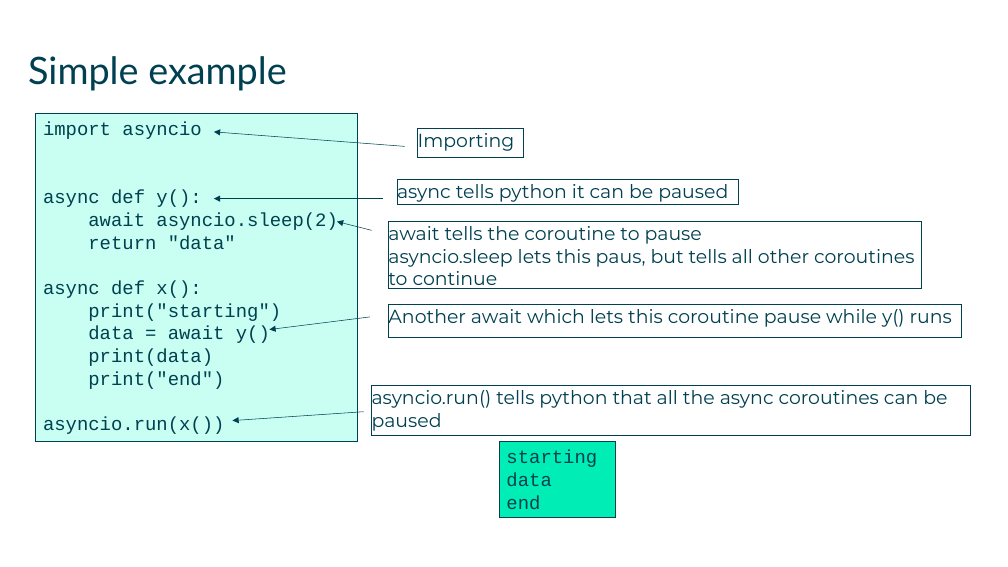
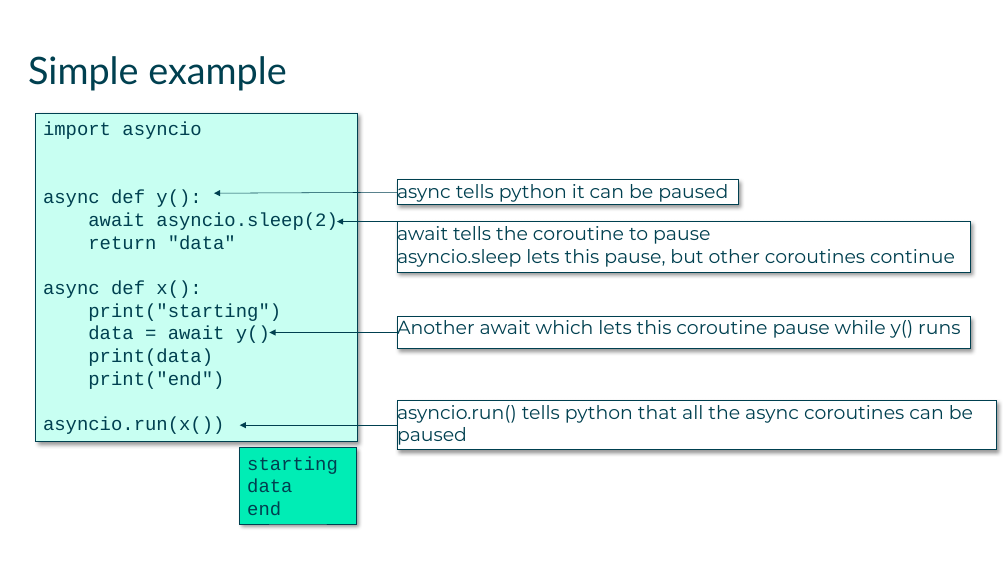
Before and after one commit to AndySmithQA/June24py3, a slide deck: slide 24 of QAPYTH3/DG_14_Multitasking_and_asyncio.pptx. Drawn at 1008x567 pixels with LibreOffice and Linux fonts; fonts in the diff are those of the drawing. Boxes give left, top, right and bottom in pixels: in the first picture for what was removed or moved away, otherwise in the second. Text is boxed around its words. In the diff, an @@ line names an element or a change of style, - is before the commit and + after.

```diff
--- a/QAPYTH3/DG_14_Multitasking_and_asyncio.pptx
+++ b/QAPYTH3/DG_14_Multitasking_and_asyncio.pptx
@@ rectangle "import asyncio" at bbox=[36, 113, 357, 442]: shadow on @@
@@ arrow removed from (405, 147) to (214, 132) @@
@@ rectangle removed at bbox=[417, 129, 523, 158] @@
-Importing
@@ arrow moved from (383, 199) - (214, 199) to (397, 192) - (214, 194) @@
@@ arrow moved from (371, 231) - (337, 222) to (397, 222) - (337, 222) @@
@@ fill none to #FFFFFF; shadow on in 4 elements at bbox=[397, 180, 738, 205], bbox=[397, 316, 971, 349], bbox=[397, 401, 997, 451], bbox=[397, 222, 971, 272] @@
@@ rectangle "await tells the coroutine to ...": place and size @@
-rectangle "await tells the coroutine to ..." at bbox=[389, 222, 922, 288]
+rectangle "await tells the coroutine to ..." at bbox=[397, 222, 971, 272]
@@ text in rectangle at bbox=[397, 244, 955, 268]: text changed @@
-asyncio.sleep lets this paus, but tells all other coroutines
-to continue
+asyncio.sleep lets this pause, but other coroutines continue
@@ rectangle "Another await which lets this ...": place and size @@
-rectangle "Another await which lets this ..." at bbox=[389, 305, 963, 337]
+rectangle "Another await which lets this ..." at bbox=[397, 316, 971, 349]
@@ arrow moved from (370, 317) - (269, 330) to (397, 333) - (269, 333) @@
@@ rectangle "asyncio.run() tells python that all ...": place and size @@
-rectangle "asyncio.run() tells python that all ..." at bbox=[371, 386, 971, 436]
+rectangle "asyncio.run() tells python that all ..." at bbox=[397, 401, 997, 451]
@@ rectangle "starting" at bbox=[240, 448, 356, 524]: shadow on @@
@@ arrow moved from (364, 412) - (232, 420) to (397, 425) - (240, 425) @@
@@ rectangle "starting": place and size @@
-rectangle "starting" at bbox=[499, 442, 616, 518]
+rectangle "starting" at bbox=[240, 448, 356, 524]
```
Also in this commit, not shown: 24 other slides changed, 45 other files.
